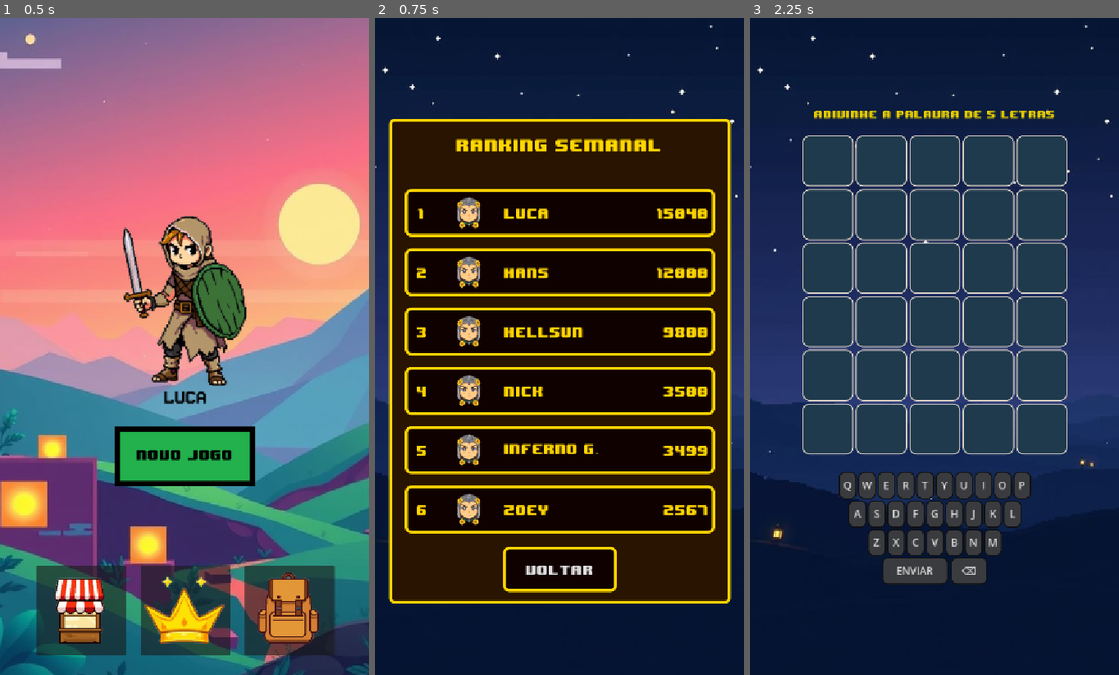
Above: before the commit, frames 1-3 (left to right).
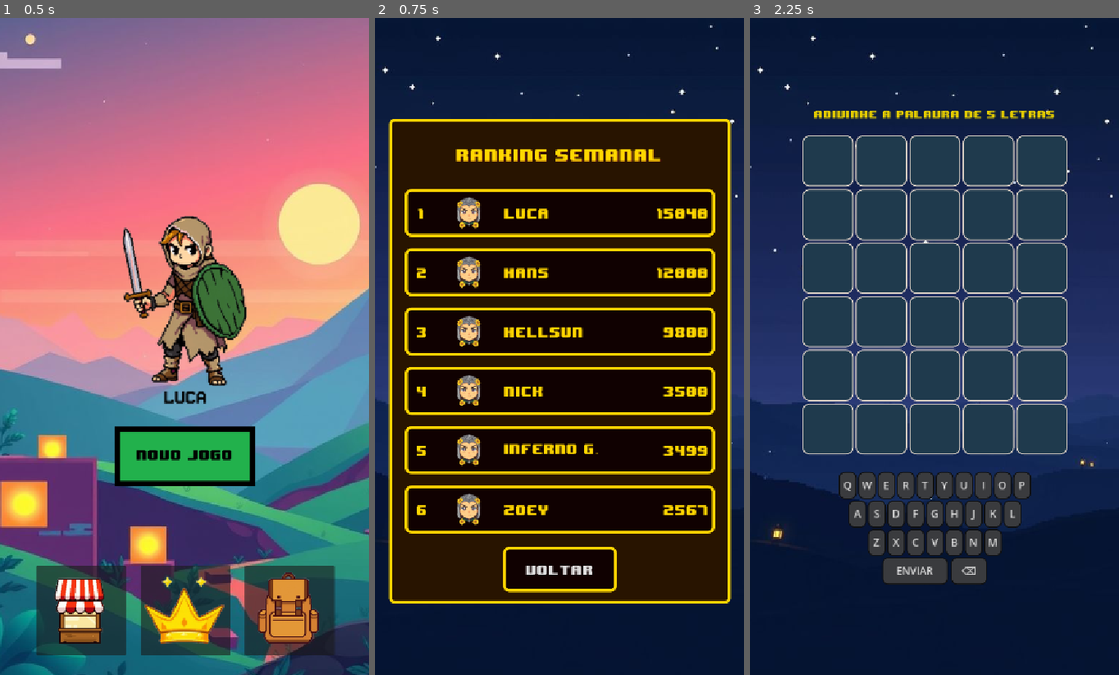
Above: after the commit, the same moments.

Repository: cryptofabrikah-oss/wordmix
Game: Godot game, scene res://scenes/Start.tscn
Same seed, same stepped clock (60 frames per second), same inputs: the game is played once before the commit and once after it.
Inputs (mouse positions are in pixels of both pictures, inside the frame that each line leads up to):
- Up to frame 1 (0.5 s): no input
- Up to frame 2 (0.75 s): click (559, 609) at 0.5 s
- Up to frame 3 (2.25 s): click "voltar" at 1.25 s; click "novo Jogo" at 2 s

Frame 1 is identical in both runs. In frame 2, 1.4% of the frame differs, in the area x 21-78%, y 18-22%; in frame 3, nothing differs.

Commit message:
rank finalizado 2.0

Diff:
--- a/rank.gd
+++ b/rank.gd
@@ -13,11 +13,7 @@
 
 ]
 
-
-
 func _ready():
-
-
 	backb.pressed.connect(_on_back_pressed)
 	# Estilo do botão backb (igual às linhas)
 	var backb_style = StyleBoxFlat.new()
@@ -58,8 +54,8 @@
 		# Cada linha vai ser um PanelContainer (pra poder ter fundo)
 		var row_panel = PanelContainer.new()
 		var style = StyleBoxFlat.new()
-		style.bg_color = Color.hex(0x100101FF) # fundo escuro semi-transparente
-		style.border_color = Color(1, 0.84, 0) # borda clara
+		style.bg_color = Color.hex(0x100101FF) # fundo escuro vermelho
+		style.border_color = Color(1, 0.84, 0) # borda dourada
 		style.set_corner_radius_all(10)
 		style.set_expand_margin_all(5)
 		style.set_border_width_all(5)
@@ -106,4 +102,3 @@
 
 func _make_lbl_style(lbl: Label, color: Color) -> void:
 	lbl.add_theme_color_override("font_color", color)
-	# você pode usar uma fonte pixel art carregada via .tres ou .ttf aqui
--- a/scenes/Rank.tscn
+++ b/scenes/Rank.tscn
@@ -41,9 +41,10 @@
 layout_mode = 1
 anchors_preset = 10
 anchor_right = 1.0
-offset_bottom = 90.0
+offset_bottom = 124.0
 grow_horizontal = 2
 theme_override_colors/font_color = Color(1, 0.843137, 0, 1)
+theme_override_colors/font_shadow_color = Color(0.321569, 0.0156863, 0.0901961, 1)
 theme_override_fonts/font = ExtResource("2_4xgk3")
 theme_override_font_sizes/font_size = 25
 text = "RANKING SEMANAL"
